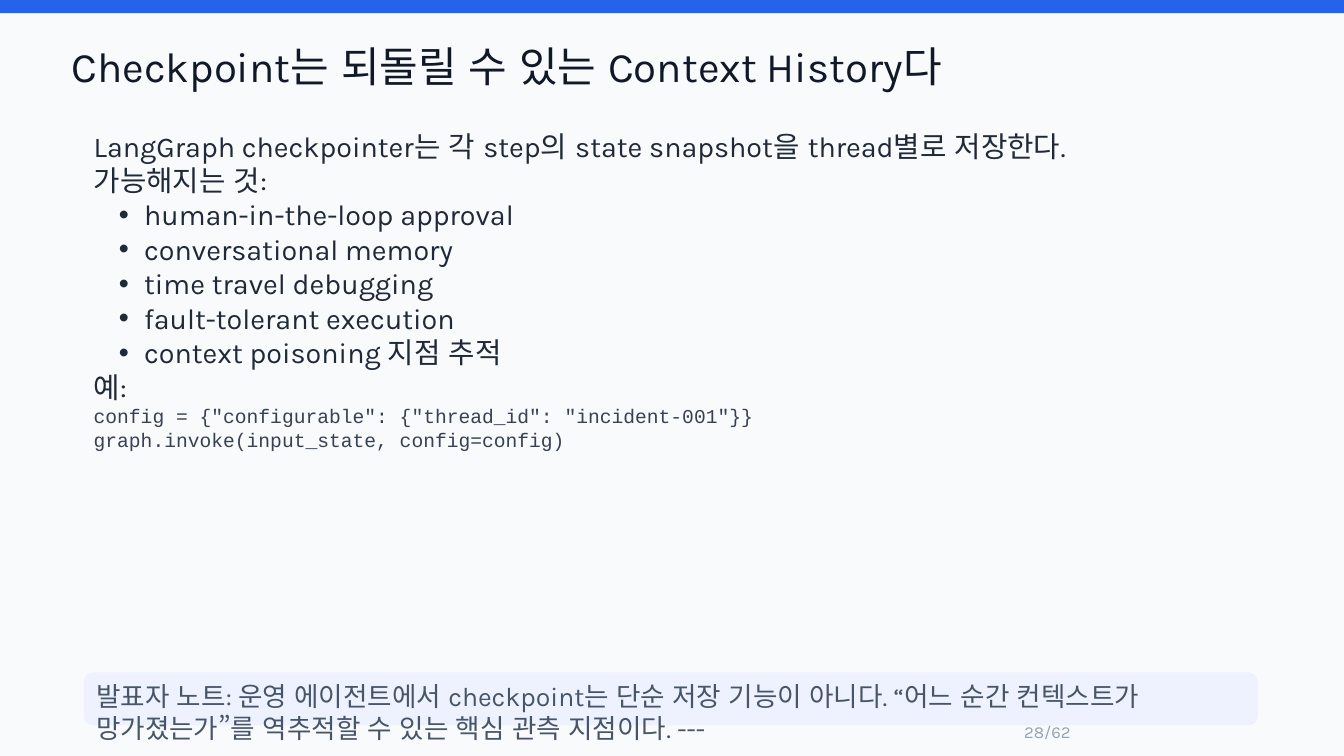
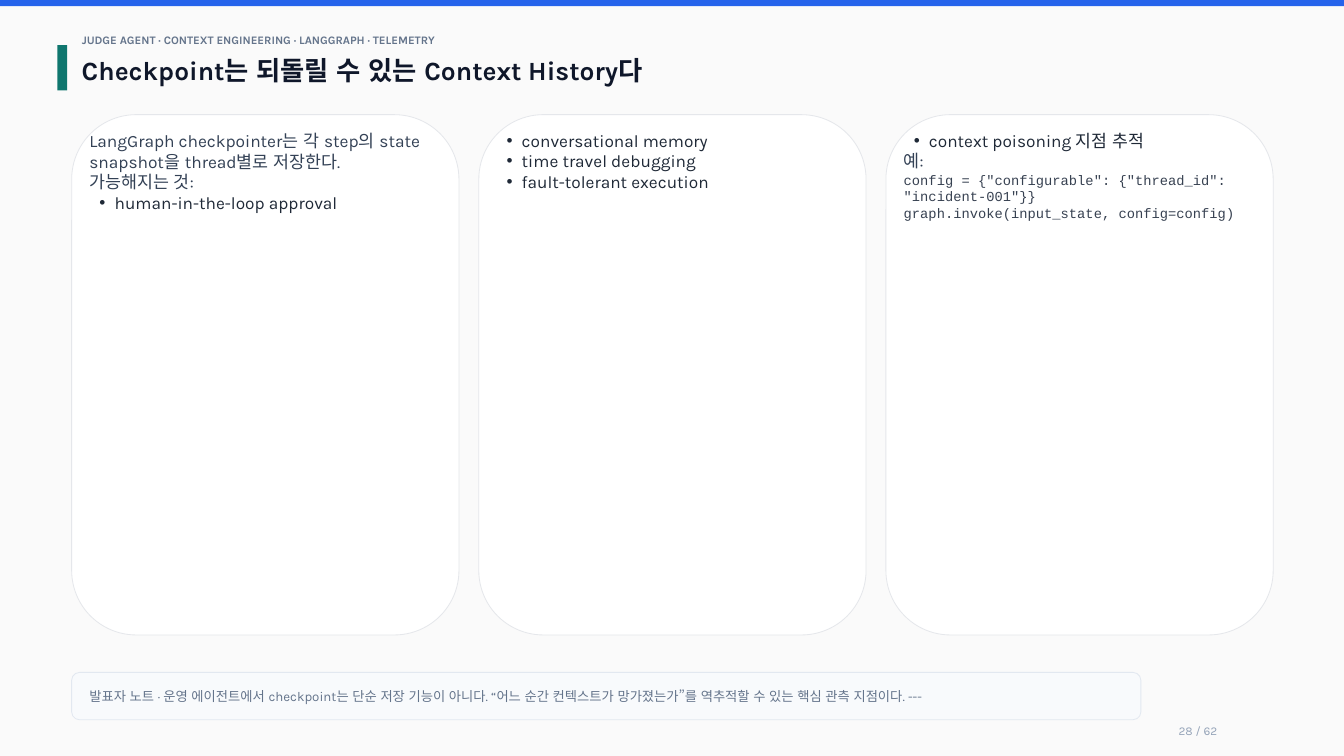
Before and after one commit to lesh915/judge-agent, a slide deck: slide 28 of docs/JUDGE_AGENT_CONTEXT_ENGINEERING_TECH_PRESENTATION.pptx. Drawn at 1344x756 pixels with LibreOffice and Linux fonts; fonts in the diff are those of the drawing. Boxes give left, top, right and bottom in pixels: in the first picture for what was removed or moved away, otherwise in the second. Text is boxed around its words. In the diff, an @@ line names an element or a change of style, - is before the commit and + after.

Commit message:
docs: refine presentation pptx layout

```diff
--- a/docs/JUDGE_AGENT_CONTEXT_ENGINEERING_TECH_PRESENTATION.pptx
+++ b/docs/JUDGE_AGENT_CONTEXT_ENGINEERING_TECH_PRESENTATION.pptx
@@ rectangle resized from (x1=0, y1=0, x2=1344, y2=13) to (x1=0, y1=0, x2=1344, y2=6) @@
@@ rectangle at (x1=0, y1=0, x2=1344, y2=756): fill #F8FAFC to #FAFAFA; outline none to #FAFAFA 0.6 pt @@
@@ rectangle added at (x1=57, y1=45, x2=68, y2=91), fill #0F766E @@
@@ text "Checkpoint는 되돌릴 수 있는 Context ..." moved from (x1=72, y1=47, x2=942, y2=93) to (x1=82, y1=58, x2=643, y2=86) @@
@@ text "Checkpoint는 되돌릴 수 있는 Context ..." at (x1=82, y1=58, x2=643, y2=86): size 30 to 18.8 pt, text colour #111827 to #0F172A, bold on @@
@@ text added at (x1=82, y1=36, x2=435, y2=44), 8.2 pt, text #64748B, bold @@
+JUDGE AGENT · CONTEXT ENGINEERING · LANGGRAPH · TELEMETRY
@@ rounded rectangle added at (x1=72, y1=115, x2=459, y2=635), fill #FFFFFF, outline #E5E7EB 0.6 pt @@
@@ rounded rectangle added at (x1=479, y1=115, x2=866, y2=635), fill #FFFFFF, outline #E5E7EB 0.6 pt @@
@@ rounded rectangle added at (x1=886, y1=115, x2=1273, y2=635), fill #FFFFFF, outline #E5E7EB 0.6 pt @@
@@ text "LangGraph checkpointer는 각 step의 state ..." at (x1=89, y1=132, x2=419, y2=213): size 20.5 to 12.4 pt, text colour #1F2937 to #334155 in "LangGraph checkpointer는 각 step의 state snapshot을 thread별로 ...", "가능해지는 것:"; size 20.5 to 12.3 pt in "human-in-the-loop approval"; indent changed @@
@@ text added at (x1=522, y1=135, x2=708, y2=188), 12.3 pt, text #1F2937 @@
+• conversational memory
+• time travel debugging
+• fault-tolerant execution
@@ text added at (x1=904, y1=132, x2=1235, y2=221), 9.8 pt, text #374151 @@
+• context poisoning 지점 추적
+예:
+config = {"configurable": {"thread_id": "incident-001"}}
+graph.invoke(input_state, config=config)
@@ text at (x1=94, y1=240, x2=753, y2=451): paragraphs removed @@
-• conversational memory
-• time travel debugging
-• fault-tolerant execution
-• context poisoning 지점 추적
-예:
-config = {"configurable": {"thread_id": "incident-001"}}
-graph.invoke(input_state, config=config)
@@ rounded rectangle added at (x1=72, y1=673, x2=1141, y2=720), fill #F8FAFC, outline #E2E8F0 0.6 pt @@
@@ text "발표자 노트 · 운영 에이전트에서 ..." moved from (x1=84, y1=673, x2=1258, y2=725) to (x1=89, y1=689, x2=905, y2=704) @@
@@ text "발표자 노트 · 운영 에이전트에서 ..." at (x1=89, y1=689, x2=905, y2=704): fill #EEF2FF to none @@
@@ text at (x1=89, y1=689, x2=905, y2=704): text changed; size 19 to 9.5 pt; text colour #475569 to #64748B @@
-발표자 노트: 운영 에이전트에서 checkpoint는 단순 저장 기능이 아니다. “어느 순간 컨텍스트가 망가졌는가”를 역추적할 수 있는 핵심 관측 지점이다. ---
+발표자 노트 · 운영 에이전트에서 checkpoint는 단순 저장 기능이 아니다. “어느 순간 컨텍스트가 망가졌는가”를 역추적할 수 있는 핵심 관측 지점이다. ---
@@ text at (x1=1179, y1=727, x2=1218, y2=735): text changed; size 12 to 8.5 pt @@
-28/62
+28 / 62
```
Also in this commit, not shown: 61 other slides changed.
